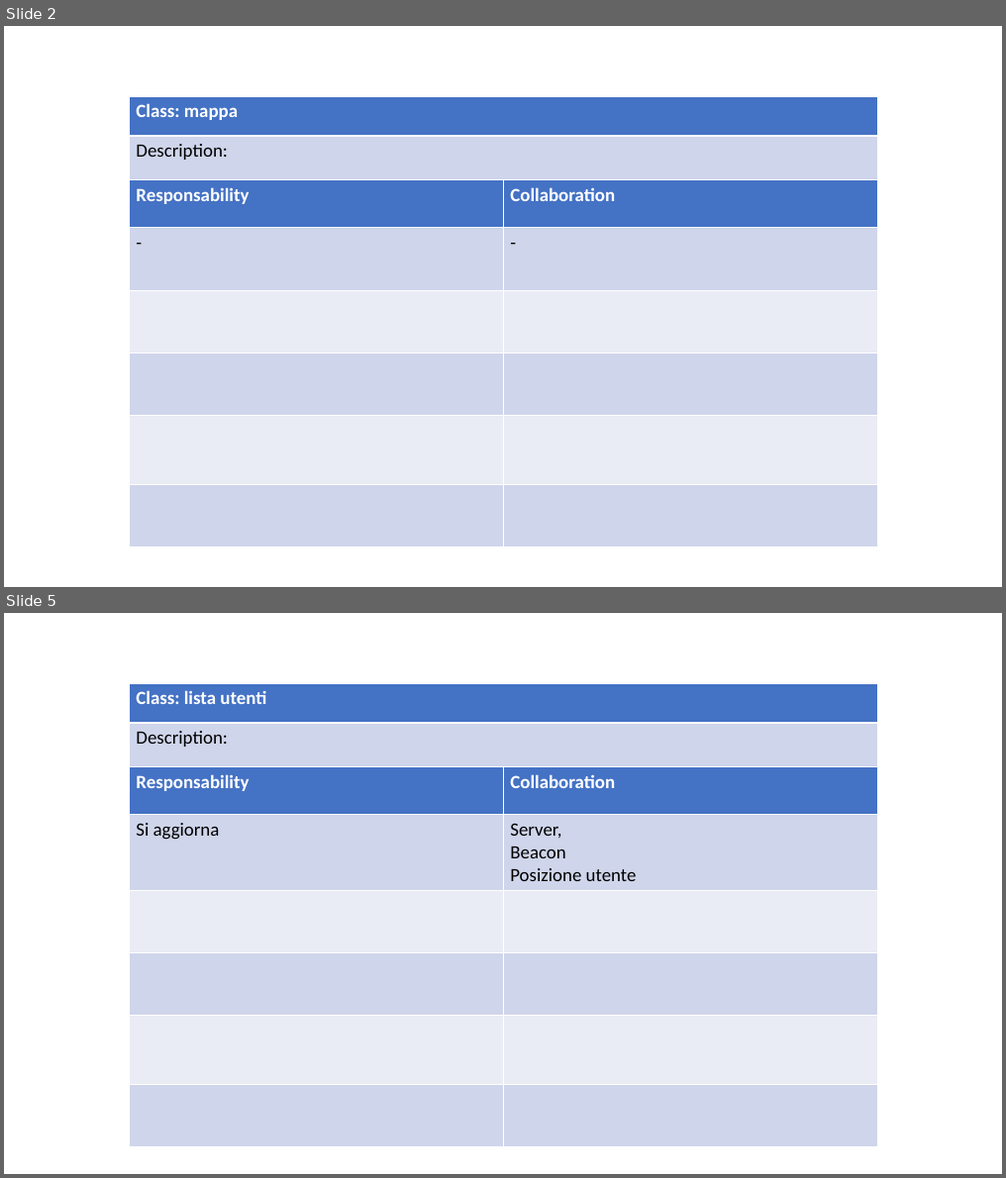
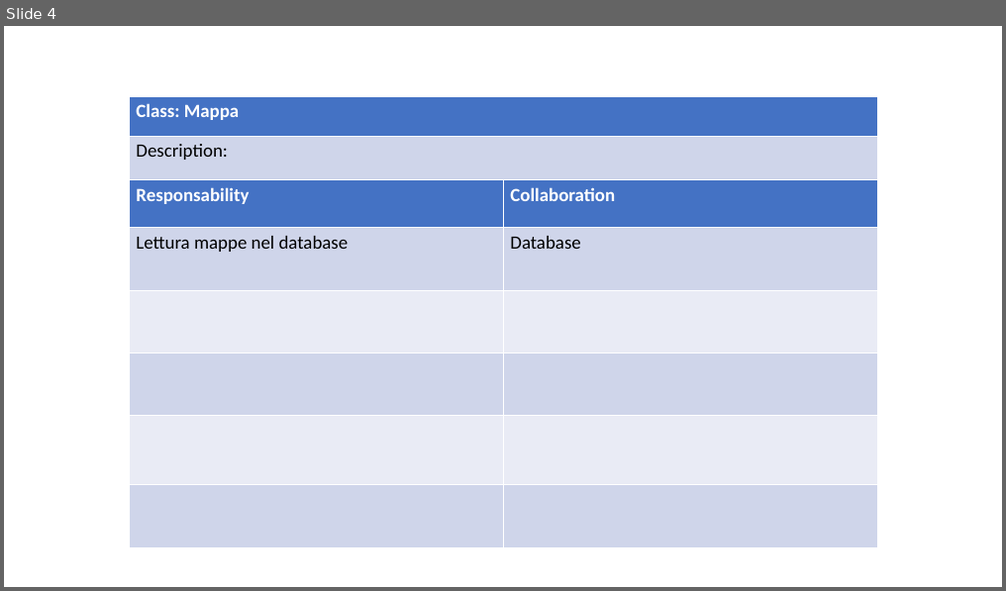
Before and after one commit to ecorradini/ProgettoIDS, a slide deck: AnalisiRequisiti/CRC/UT3/UT3.ppt. Shown one above the other, each under a label of ours: slides 2 and 5 before the commit, slide 4 after it; the slides between them are not shown. The pictures are 1006x1178 and 1006x591 pixels, drawn with LibreOffice and Linux fonts; fonts in the diff are those of the drawing. Boxes give left, top, right and bottom in pixels: in the first picture for what was removed or moved away, otherwise in the second. Text is boxed around its words. In the diff, an @@ line names an element or a change of style, - is before the commit and + after.

```diff
--- a/AnalisiRequisiti/CRC/UT3/UT3.ppt
+++ b/AnalisiRequisiti/CRC/UT3/UT3.ppt
@@ slide 5 removed at <box>4,613,1002,1174</box>, background #FFFFFF @@
@@ table removed at <box>129,683,877,766</box>, 2 rows, 1 columns @@
-Class: lista utenti
-Description:
@@ table removed at <box>129,766,877,1147</box>, 6 rows, 2 columns @@
-Responsability | Collaboration
-Si aggiorna | Server, / Beacon / Posizione utente
- | 
- | 
- | 
- | 
@@ what was slide 2 is now slide 4 @@
@@ slide 4 changed as well @@
@@ table at <box>129,96,877,180</box> @@
-row 1, column 1: Class: mappa
+row 1, column 1: Class: Mappa
@@ line spacing 1 to 0.98 @@
@@ borders changed @@
@@ table at <box>129,179,877,547</box> @@
-row 2, column 1: -
+row 2, column 1: Lettura mappe nel database
-row 2, column 2: -
+row 2, column 2: Database
@@ line spacing 1 to 0.98 @@
@@ borders changed @@
```
Also in this commit, not shown: 3 other slides changed, 6 slides added, 2 other slides removed.
